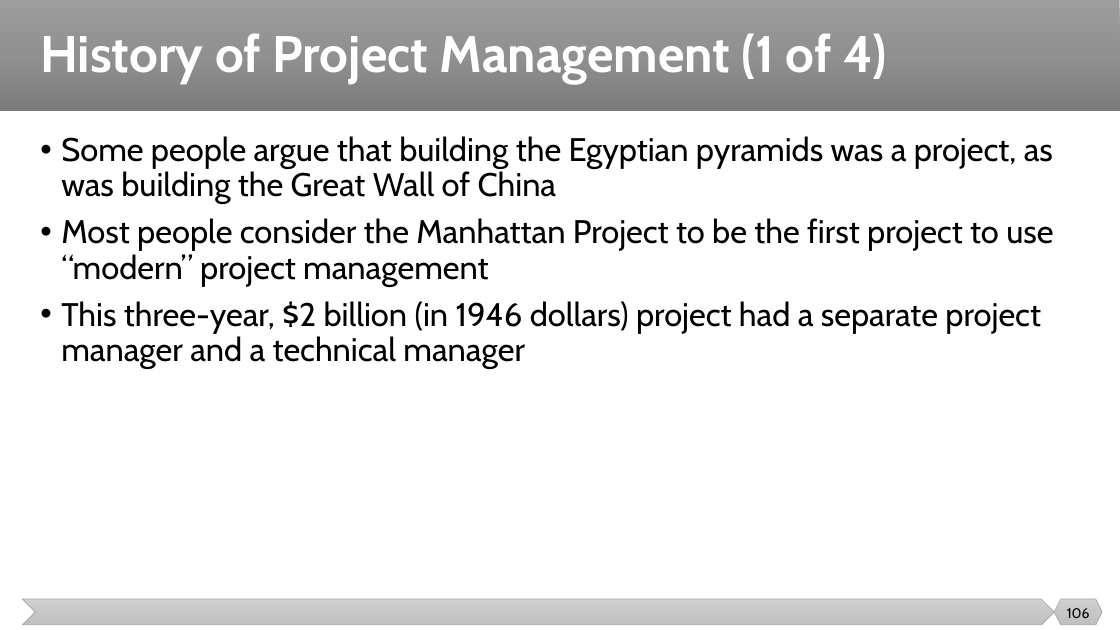
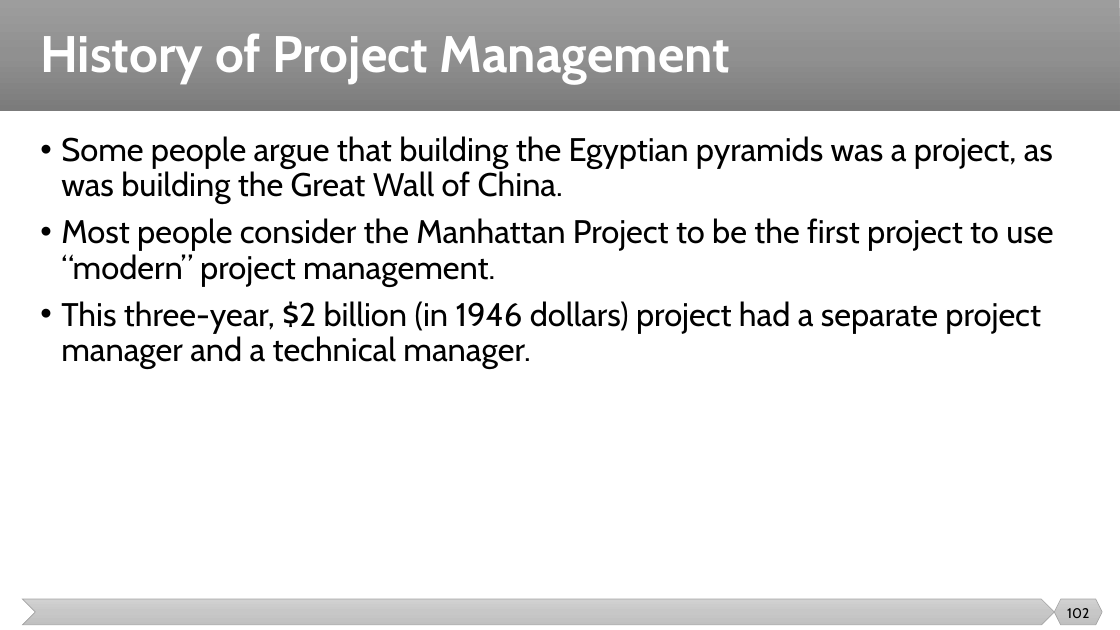
Before and after one commit to malenezi/malenezi, a slide deck: slide 102 of SE423/Lectures/1-Introduction/Introduction.pptx (slide 106 before the commit). Drawn at 1120x630 pixels with LibreOffice and Linux fonts; fonts in the diff are those of the drawing. Boxes give left, top, right and bottom in pixels: in the first picture for what was removed or moved away, otherwise in the second. Text is boxed around its words. In the diff, an @@ line names an element or a change of style, - is before the commit and + after.

```diff
--- a/SE423/Lectures/1-Introduction/Introduction.pptx
+++ b/SE423/Lectures/1-Introduction/Introduction.pptx
@@ title at [40,33,731,83]: text changed @@
-History of Project Management (1 of 4)
+History of Project Management
@@ text at [61,136,1053,369]: text changed @@
-• Some people argue that building the Egyptian pyramids was a project, as was building the Great Wall of China
-• Most people consider the Manhattan Project to be the first project to use “modern” project management
-• This three-year, $2 billion (in 1946 dollars) project had a separate project manager and a technical manager
+• Some people argue that building the Egyptian pyramids was a project, as was building the Great Wall of China.
+• Most people consider the Manhattan Project to be the first project to use “modern” project management.
+• This three-year, $2 billion (in 1946 dollars) project had a separate project manager and a technical manager.
@@ page number at [1067,608,1089,618]: text changed @@
-106
+102
```
Also in this commit, not shown: 23 other slides changed, 9 slides added, 14 slides removed, 1 other file.
